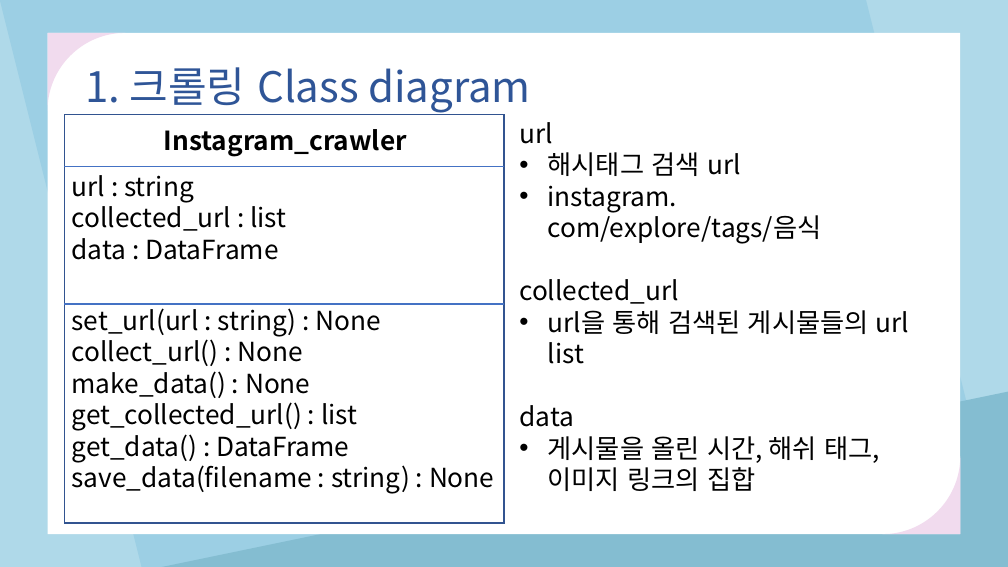
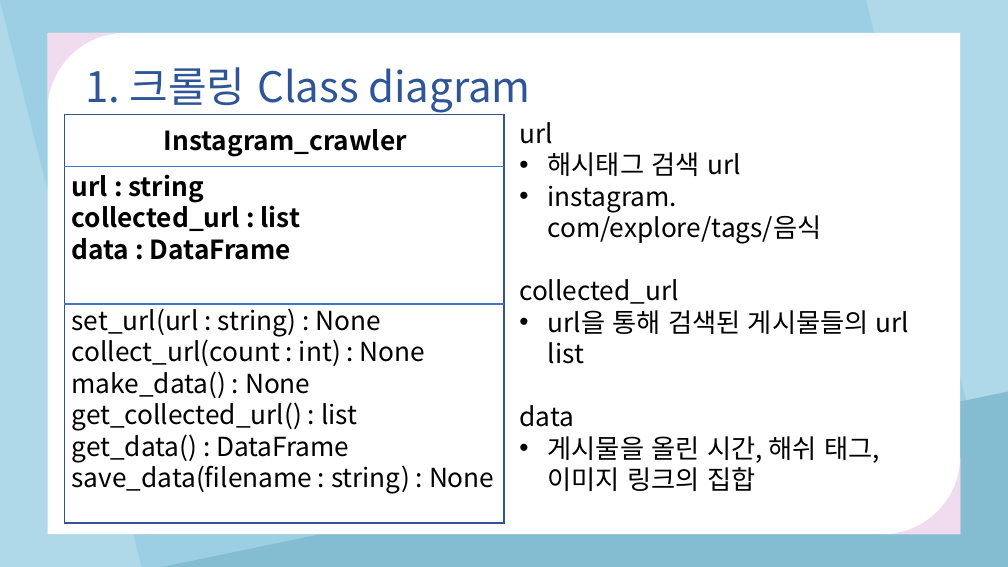
Before and after one commit to tjdghks994/instagram_crawler, a slide deck: slide 3 of 학부연구생발표(200131).pptx. Drawn at 1008x567 pixels with LibreOffice and Linux fonts; fonts in the diff are those of the drawing. Boxes give left, top, right and bottom in pixels: in the first picture for what was removed or moved away, otherwise in the second. Text is boxed around its words. In the diff, an @@ line names an element or a change of style, - is before the commit and + after.

```diff
--- a/학부연구생발표(200131).pptx
+++ b/학부연구생발표(200131).pptx
@@ text "url : string" at <box>72,174,301,260</box>: bold on @@
@@ text at <box>72,334,425,366</box>: text changed @@
-collect_url() : None
+collect_url(count : int) : None
```
Also in this commit, not shown: 15 slides added, 2 other files.
